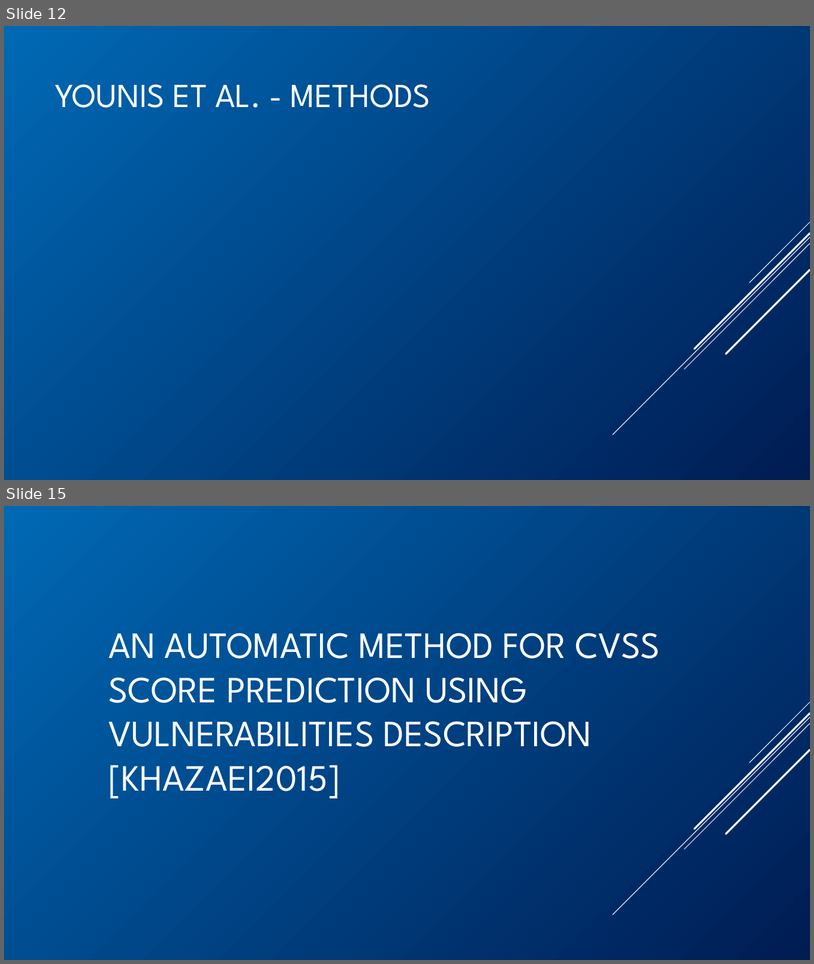
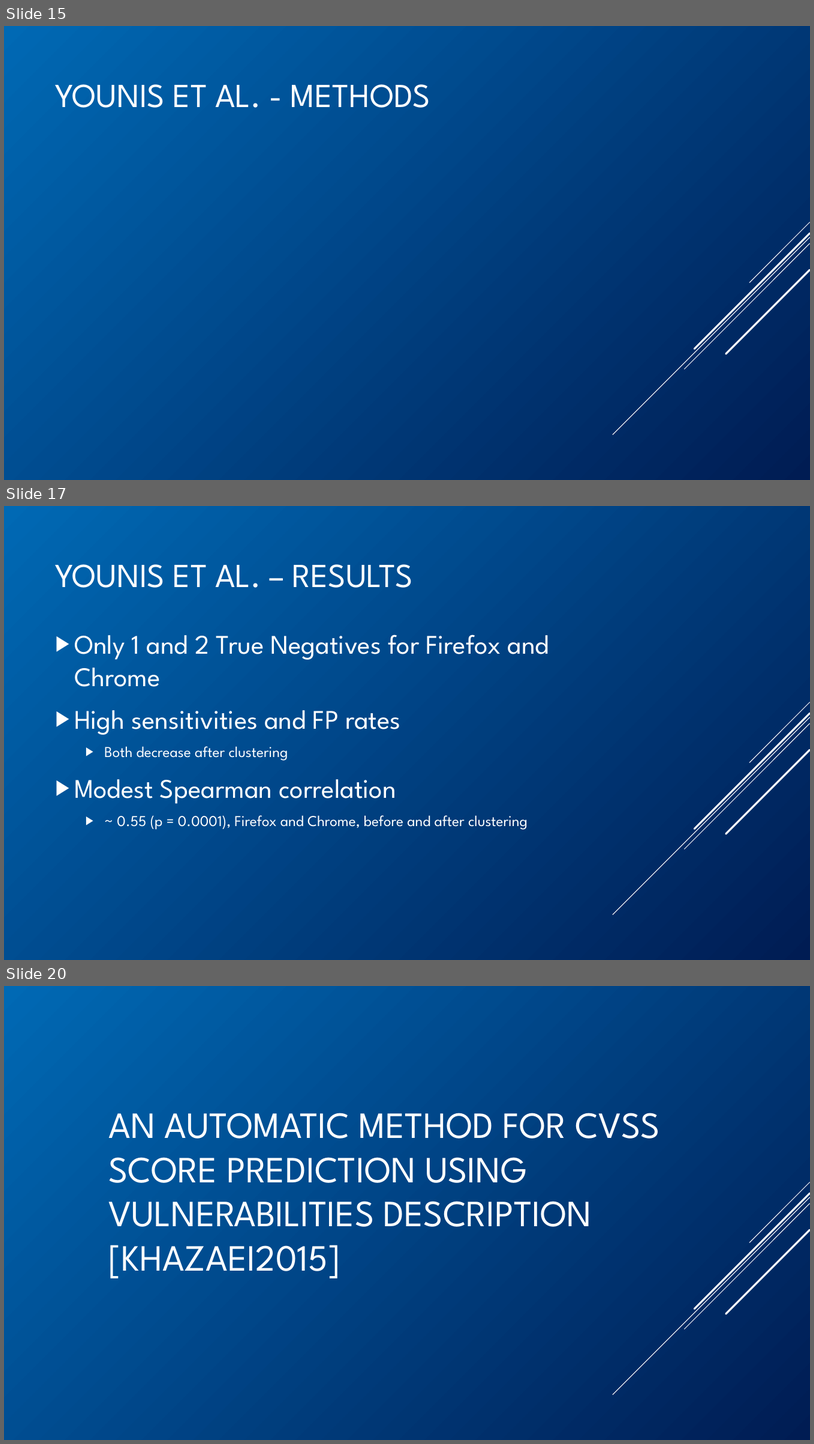
Before and after one commit to BenChurch/Winter2017, a slide deck: CISC848/BackgroundPentation/ChurchCISC848Background.pptx. Shown one above the other, each under a label of ours: slides 12 and 15 before the commit, slides 15, 17 and 20 after it; the slides between them are not shown. The pictures are 814x964 and 814x1444 pixels, drawn with LibreOffice and Linux fonts; fonts in the diff are those of the drawing; grey boxes stand for pictures. Boxes give left, top, right and bottom in pixels: in the first picture for what was removed or moved away, otherwise in the second. Text is boxed around its words. In the diff, an @@ line names an element or a change of style, - is before the commit and + after.

Commit message:
CISC 848 - Background presentation, filled Younis slides

```diff
--- a/CISC848/BackgroundPentation/ChurchCISC848Background.pptx
+++ b/CISC848/BackgroundPentation/ChurchCISC848Background.pptx
@@ slide 17 added at (4,506,810,960), background gradient #0069B4 to #001C53; not listed: 5 template elements that a slide beside it also shows @@
@@ title added at (56,564,414,588), 40 pt, text #FFFFFF @@
+YOUNIS ET AL. – RESULTS
@@ text added at (74,634,549,829), 32 pt, text #FFFFFF @@
+▶ Only 1 and 2 True Negatives for Firefox and Chrome
+▶ High sensitivities and FP rates
+  ▶ Both decrease after clustering
+▶ Modest Spearman correlation
+  ▶ ~ 0.55 (p = 0.0001), Firefox and Chrome, before and after clustering
@@ what was slide 12 is now slide 15 @@
@@ what was slide 15 is now slide 20 @@
```
Also in this commit, not shown: 2 slides changed, 5 other slides added, 2 other files.
